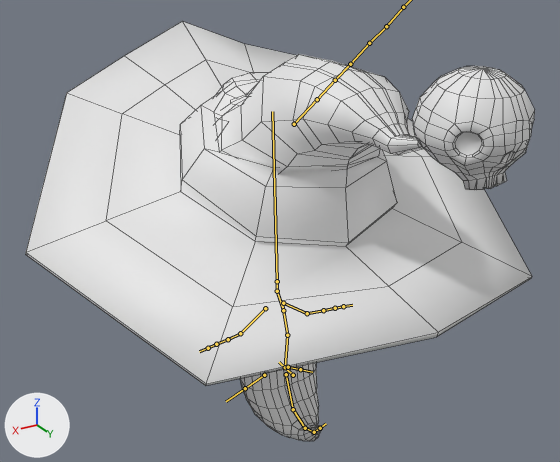
A saved change to the FBX model Assets/Models/Characters/Spook/Spook.fbx.
Rendered twice from a camera (50 mm lens) standing at (0.79, 1.318, 0.817) and looking at (0.026, 0.044, 0.18). Every picture has the same lights, and +X, +Y and +Z are marked at lower left. Both versions are drawn at frame 20 of the action 'Armature|Die'; the numbers are the values there. The bones that bend it are drawn over the model as lines. Mesh edges are drawn as thin lines.

Names of what the first picture shows: 'BaseMesh'.
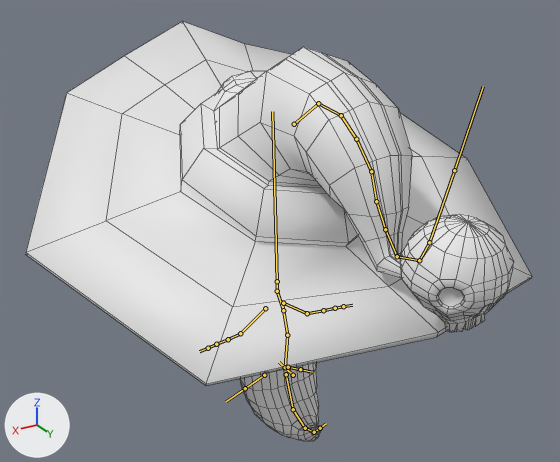
The edits, one by one:
Bone 'Hat_0' (bone_hat_0) turns from (10, 0, 0) to (5, 0, 0) degrees about its own x, y and z.
Bone 'Hat_1' (bone_hat_1) turns from (40, 0, 0) to (0, 0, 0) degrees about its own x, y and z.
Bone 'Hat_2' (bone_hat_2) turns from (26, 0, 0) to (-1, 0, 0) degrees about its own x, y and z.
Bone 'Hat_3' (bone_hat_3) turns from (14, 0, 0) to (0, 0, 0) degrees about its own x, y and z.
Bone 'Hat_4' (bone_hat_4) turns from (26, 0, 0) to (3, 0, 0) degrees about its own x, y and z.
Bone 'Hat_5' (bone_hat_5) turns from (-7, 0, 0) to (6, 0, 0) degrees about its own x, y and z.
Bone 'Hat_6' (bone_hat_6) turns from (-3, 0, 0) to (8, 0, 0) degrees about its own x, y and z.
Bone 'Hat_7' (bone_hat_7) turns from (-50, 0, 0) to (10, 0, 0) degrees about its own x, y and z.
Bone 'Hat_8' (bone_hat_8) turns from (-39, 0, 0) to (10, 0, 0) degrees about its own x, y and z.
Bone 'Skull' (bone_skull) turns from (27, 0, 0) to (-6, 0, 0) degrees about its own x, y and z.

What differs and where, as boxes [x1, y1, x2, y2] in the pictures (560 x 462 px):
'BaseMesh', posed: before [26, 21, 535, 441]; after [26, 21, 532, 441]
bone 'Hat_0', root to tip: before (294, 124) to (317, 99); after (294, 124) to (318, 103)
bone 'Hat_1', root to tip: before (317, 99) to (335, 80); after (318, 103) to (341, 115)
bone 'Hat_2', root to tip: before (335, 80) to (350, 64); after (341, 115) to (356, 139)
bone 'Hat_3', root to tip: before (350, 64) to (369, 43); after (356, 139) to (371, 171)
bone 'Hat_4', root to tip: before (369, 43) to (386, 26); after (371, 171) to (376, 201)
bone 'Hat_5', root to tip: before (386, 26) to (403, 7); after (376, 201) to (385, 229)
